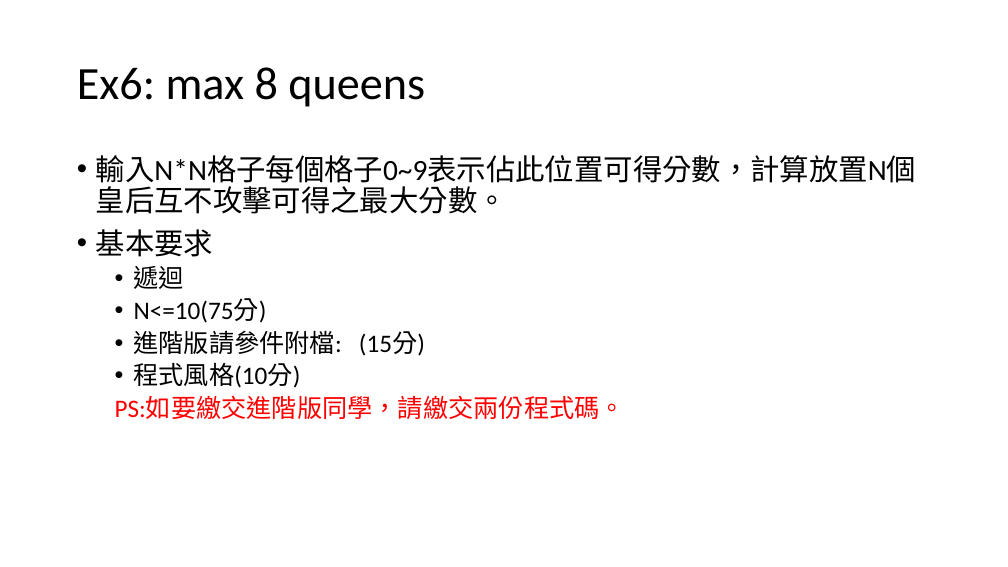
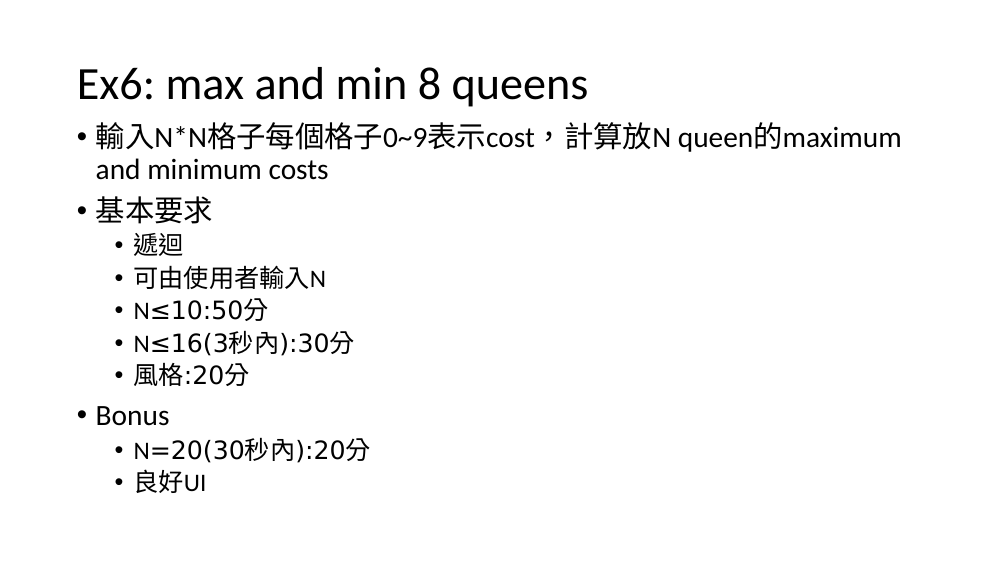
Before and after one commit to LeafLu0315/CS_Programming, a slide deck: slide 2 of 主題習題/EX6/Question.pptx. Drawn at 1008x567 pixels with LibreOffice and Linux fonts; fonts in the diff are those of the drawing. Boxes give left, top, right and bottom in pixels: in the first picture for what was removed or moved away, otherwise in the second. Text is boxed around its words. In the diff, an @@ line names an element or a change of style, - is before the commit and + after.

```diff
--- a/主題習題/EX6/Question.pptx
+++ b/主題習題/EX6/Question.pptx
@@ title at bbox=[77, 67, 589, 107]: text changed @@
-Ex6: max 8 queens
+Ex6: max and min 8 queens
@@ text "輸入N*N格子每個格子0~9表示cost，計算放N queen的maximum and minimum costs": place and size @@
-text "輸入N*N格子每個格子0~9表示cost，計算放N queen的maximum and minimum costs" at bbox=[96, 155, 917, 419]
+text "輸入N*N格子每個格子0~9表示cost，計算放N queen的maximum and minimum costs" at bbox=[96, 122, 902, 493]
@@ text at bbox=[96, 122, 902, 180]: text changed @@
-• 輸入N*N格子每個格子0~9表示佔此位置可得分數，計算放置N個皇后互不攻擊可得之最大分數。
+• 輸入N*N格子每個格子0~9表示cost，計算放N queen的maximum and minimum costs
@@ text at bbox=[96, 265, 371, 493]: text changed; font Calibri to DejaVu Sans @@
-  • N<=10(75分)
-  • 進階版請參件附檔: (15分)
-  • 程式風格(10分)
-  PS:如要繳交進階版同學，請繳交兩份程式碼。
+  • 可由使用者輸入N
+  • N≤10:50分
+  • N≤16(3秒內):30分
+  • 風格:20分
+• Bonus
+  • N=20(30秒內):20分
+  • 良好UI
```
Also in this commit, not shown: 2 other files.
